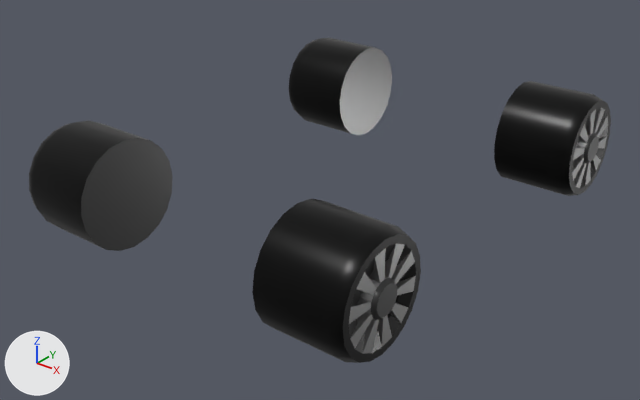
The glTF model src/assets/3d/SPORT-WHEELS.glb as it was, and as the next commit left it.
Camera for both pictures: a camera (50 mm lens) standing at (2.29, -3.36, 1.88) and looking at (-0.02, -0.48, 0.09). The lights are fixed; the arrows at lower left show +X, +Y and +Z. Where no turn or scale is listed for an object, it has been applied to the vertices.
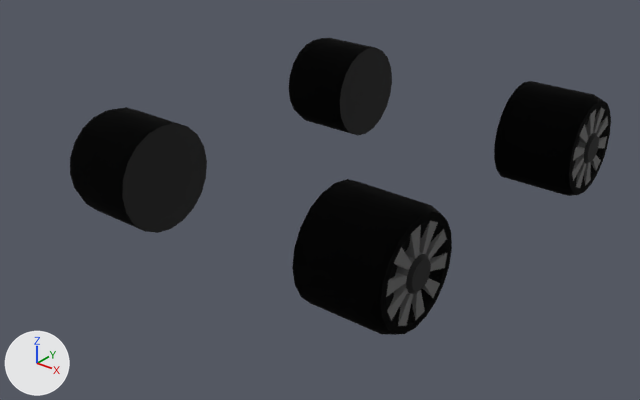
Where the change shows, as pixel boxes (x1, y1, x2, y2) in the pictures (640 x 400 px):
'Mesh_0', surface changed, moved: before (252, 199, 421, 363); after (292, 179, 452, 335)
'Mesh_3', surface changed, moved: before (29, 120, 173, 251); after (70, 107, 207, 233)
'Mesh_1', surface changed (grey to black): (495, 81, 611, 196) in both
'Mesh_2', surface changed (grey to black): (289, 38, 392, 135) in both

Diff of the bpy script that builds the scene:
```diff
--- a/src/assets/3d/SPORT-WHEELS.glb.py
+++ b/src/assets/3d/SPORT-WHEELS.glb.py
@@ mat_material_0 @@
 mat_material_0.texture = img_image_0
-mat_material_0.metallic = 0.7
-mat_material_0.roughness = 0.3
+mat_material_0.metallic = 1.0
+mat_material_0.roughness = 0.997
@@ ob_mesh_0 @@
 ob_mesh_0 = bpy.data.objects.new('Mesh_0', me_mesh_0)
-ob_mesh_0.location = (0.0, 0.0, 0.0)
+ob_mesh_0.location = (0.0, 0.213, 0.0)
@@ ob_mesh_3 @@
 ob_mesh_3 = bpy.data.objects.new('Mesh_3', me_mesh_3)
-ob_mesh_3.location = (0.0, 0.0, 0.0)
+ob_mesh_3.location = (0.0, 0.213, 0.0)
```
